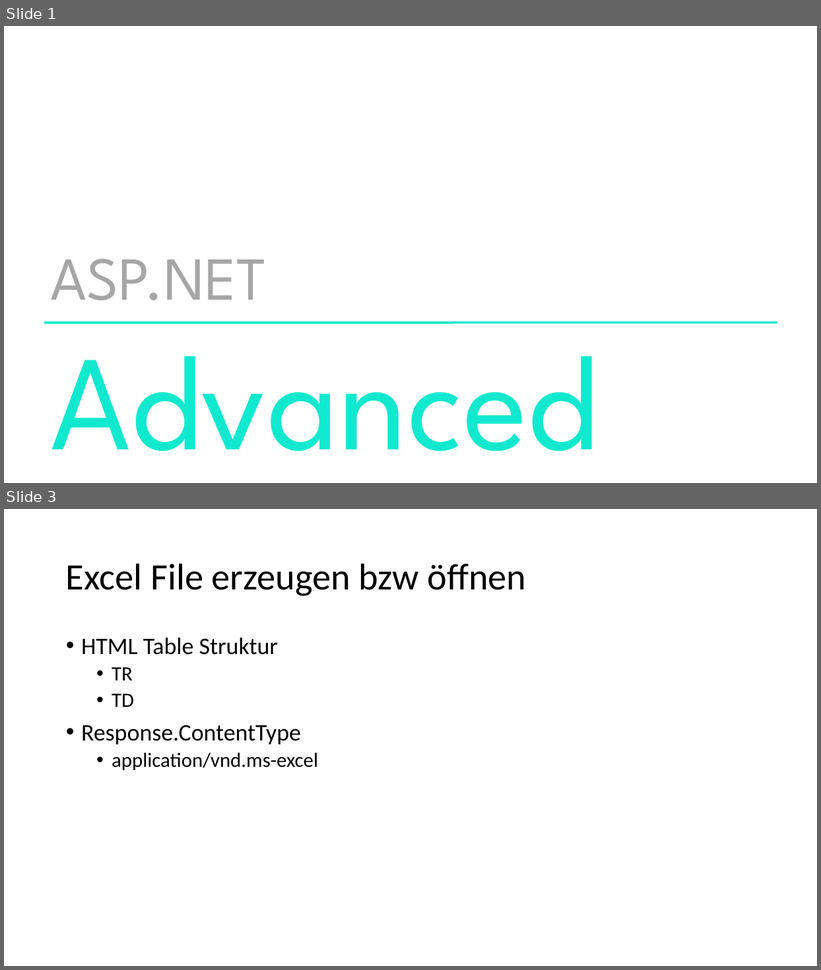
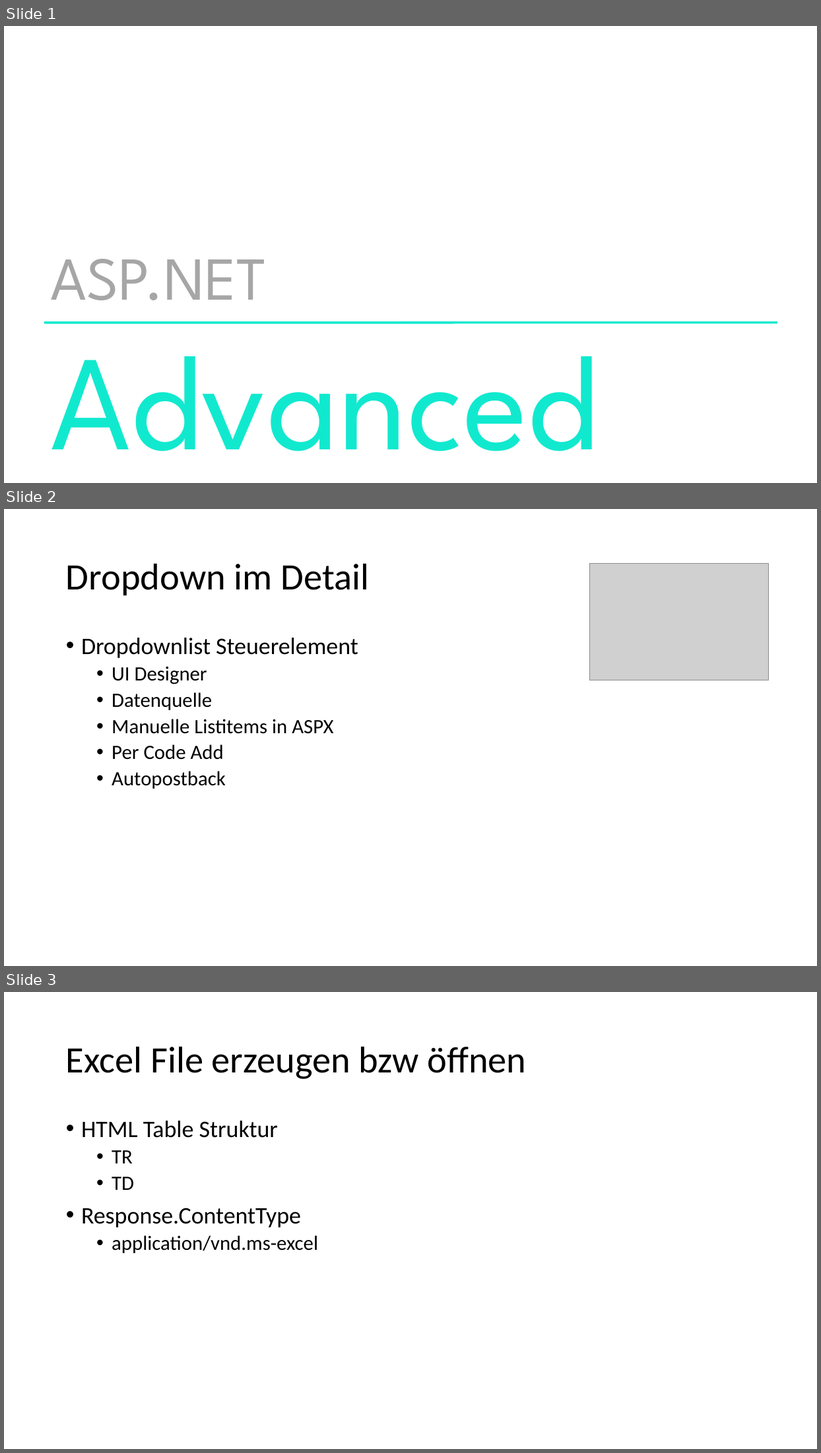
Before and after one commit to ppedvAG/WebformsKurs, a slide deck: 04WebformsAdvanced.pptx. Shown one above the other, each under a label of ours: slides 1 and 3 before the commit, slides 1, 2 and 3 after it; the slides between them are not shown. The pictures are 821x970 and 821x1453 pixels, drawn with LibreOffice and Linux fonts; fonts in the diff are those of the drawing; grey boxes stand for pictures. Boxes give left, top, right and bottom in pixels: in the first picture for what was removed or moved away, otherwise in the second. Text is boxed around its words. In the diff, an @@ line names an element or a change of style, - is before the commit and + after.

```diff
--- a/04WebformsAdvanced.pptx
+++ b/04WebformsAdvanced.pptx
@@ slide 2 added at <box>4,509,817,966</box>, background #FFFFFF @@
@@ title added at <box>66,563,370,595</box>, 44 pt, text #000000 @@
+Dropdown im Detail
@@ picture added at <box>590,563,769,681</box> @@
@@ text added at <box>81,638,358,789</box>, 24 pt, text #000000 @@
+• Dropdownlist Steuerelement
+  • UI Designer
+  • Datenquelle
+  • Manuelle Listitems in ASPX
+  • Per Code Add
+  • Autopostback
```
Also in this commit, not shown: 1 other slide added, 1 slide removed, 24 other files.
